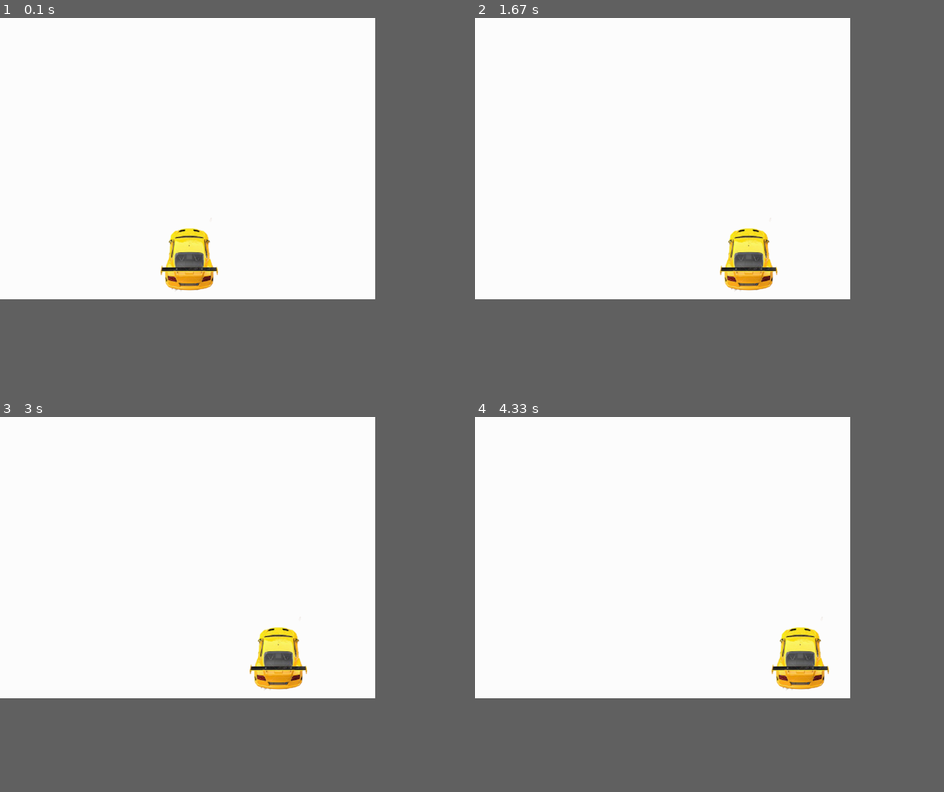
Above: before the commit, frames 1-4 (two rows, left to right).
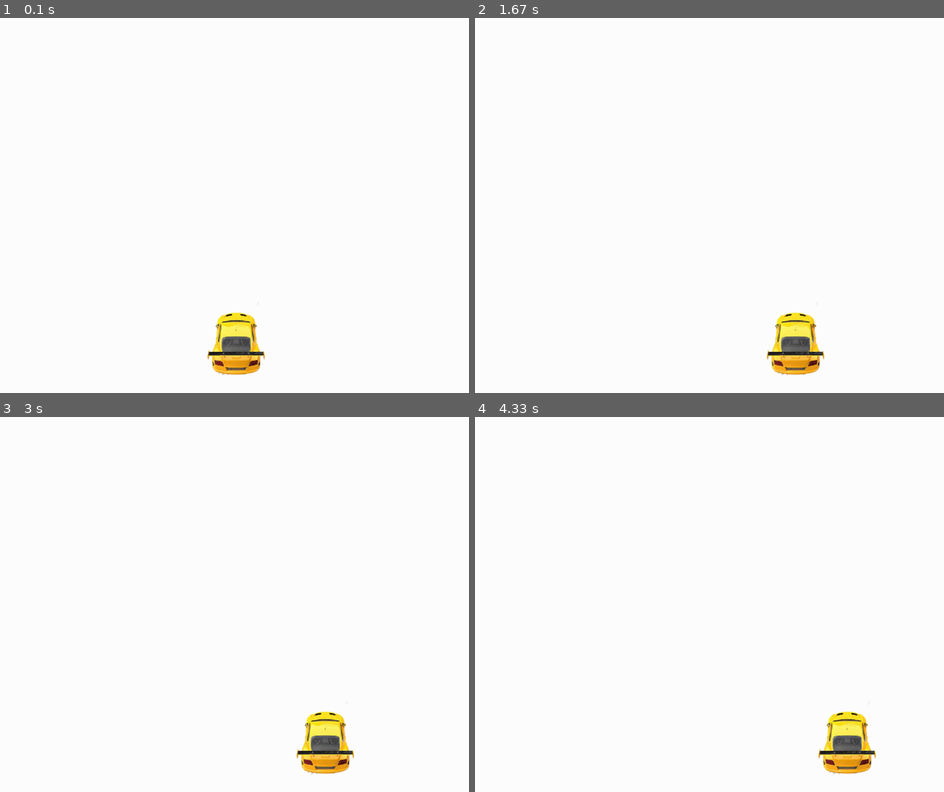
Above: after the commit, the same moments.

Repository: aryamanak10/100-Days-of-ML
Game: pygame game, started from Week 2 - Game Development - PyGame/Game.py
Same seed, same stepped clock (60 frames per second), same inputs: the game is played once before the commit and once after it.
Inputs:
- Up to frame 1 (0.1 s): no input
- Up to frame 2 (1.67 s): hold Right 0.33-0.8 s; hold Right 0.83-1.3 s; hold Left from 1.33 s (still down)
- Up to frame 3 (3 s): release Left at 1.87 s; hold Left 1.9-2.3 s; hold Right 2.33-2.97 s
- Up to frame 4 (4.33 s): hold Left 3-3.47 s; hold Right 3.5-3.97 s; hold Right from 4 s (still down)
The window is 720x540 before the commit and 900x720 after it. Grey fills any space a smaller window leaves; there, only what the larger window draws over its background counts as a difference.

The runs differ from the first frame. In frame 1, 3.0% of the frame differs, in the area x 34-57%, y 55-96%; in frame 2, 3.0%; in frame 3, 3.0%; in frame 4, 3.0%.

Commit message:
Adding Boundaries

Diff:
--- a/Week 2 - Game Development - PyGame/Game.py
+++ b/Week 2 - Game Development - PyGame/Game.py
@@ -2,8 +2,8 @@
 
 pygame.init()
 
-display_width = 800
-display_height = 600
+display_width = 1000
+display_height = 800
 
 gameDisplay = pygame.display.set_mode((display_width,display_height))
 pygame.display.set_caption('Racing Mania')
@@ -11,38 +11,48 @@
 black = (0,0,0)
 white = (255,255,255)
 
+car_width = 250
+
 clock = pygame.time.Clock()
-crashed = False
 carImg = pygame.image.load('Week 2 - Game Development - PyGame\Car.png')
 
 def car(x,y):
     gameDisplay.blit(carImg, (x,y))
 
-x =  (display_width * 0.35)
-y = (display_height * 0.70)
-x_change = 0
+def game_loop():
 
-while not crashed:
-    for event in pygame.event.get():
-        if event.type == pygame.QUIT:
-            crashed = True
+    x = (display_width * 0.38)
+    y = (display_height * 0.75)
 
-        if event.type == pygame.KEYDOWN:
-            if event.key == pygame.K_LEFT:
-                x_change = -5
-            elif event.key == pygame.K_RIGHT:
-                x_change = 5
-        if event.type == pygame.KEYUP:
-            if event.key == pygame.K_LEFT or event.key == pygame.K_RIGHT:
-                x_change = 0
+    x_change = 0
 
-    x += x_change
+    gameExit = False
 
-    gameDisplay.fill(white)
-    car(x,y)
+    while not gameExit:
+        for event in pygame.event.get():
+            if event.type == pygame.QUIT:
+                gameExit = True
 
-    pygame.display.update()
-    clock.tick(60)
+            if event.type == pygame.KEYDOWN:
+                if event.key == pygame.K_LEFT:
+                    x_change = -5
+                elif event.key == pygame.K_RIGHT:
+                    x_change = 5
+            if event.type == pygame.KEYUP:
+                if event.key == pygame.K_LEFT or event.key == pygame.K_RIGHT:
+                    x_change = 0
 
+        x += x_change
+
+        gameDisplay.fill(white)
+        car(x,y)
+
+        if x > display_width - car_width or x < 0:
+            gameExit = True
+
+        pygame.display.update()
+        clock.tick(60)
+
+game_loop()
 pygame.quit()
 quit()
